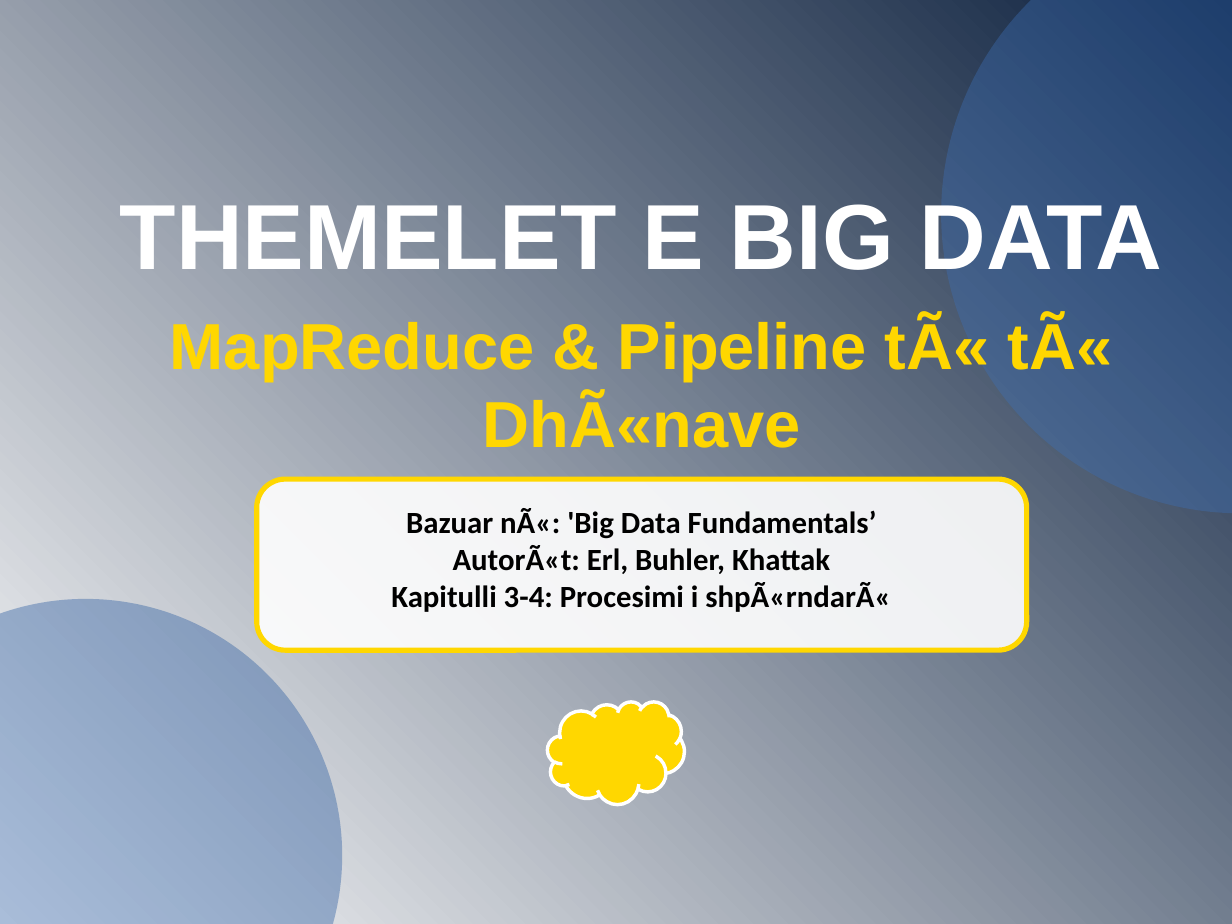
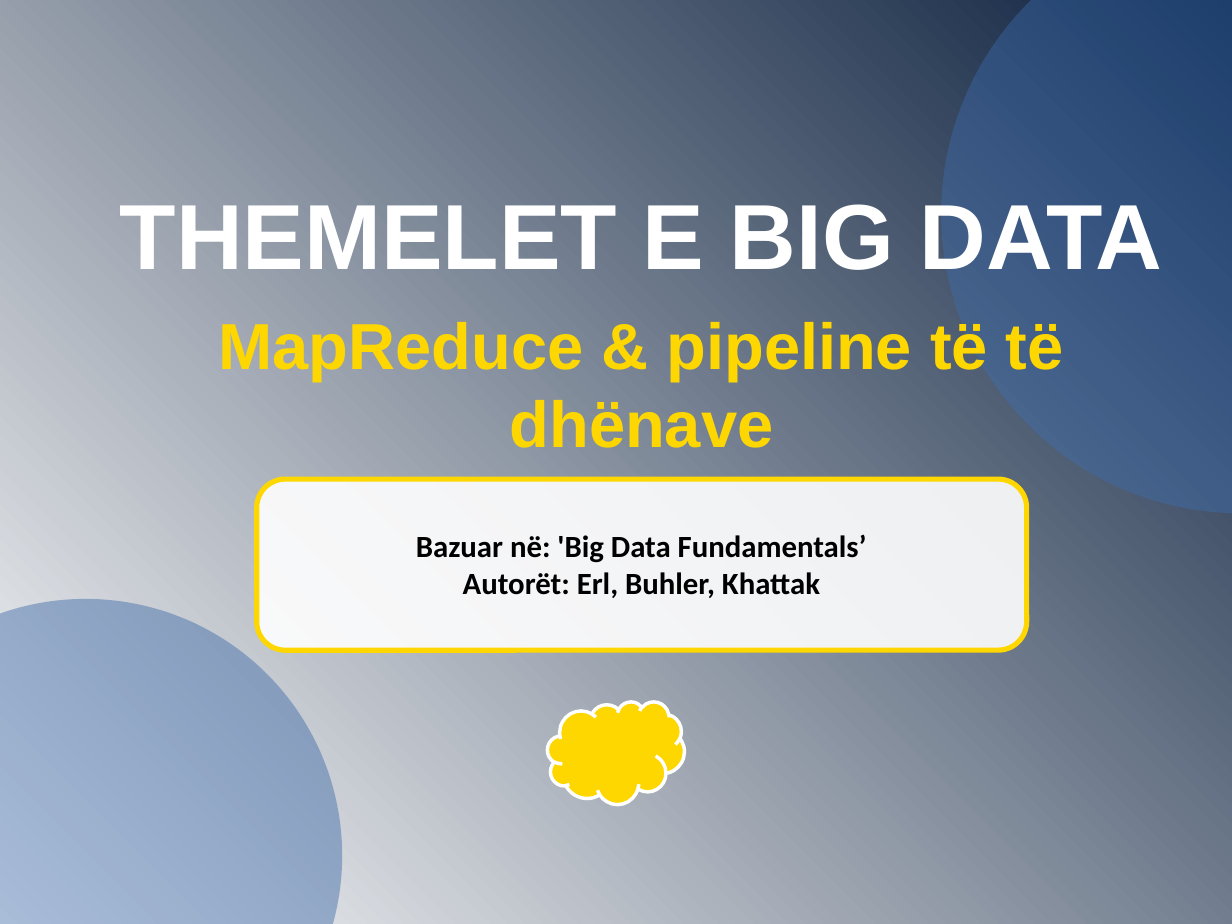
Before and after one commit to ShabanEjupi/TokerrGjiki, a slide deck: slide 1 of Professor_Projects/2_BigData_MapReduce/MapReducePresentation.pptx. Drawn at 1232x924 pixels with LibreOffice and Linux fonts; fonts in the diff are those of the drawing. Boxes give left, top, right and bottom in pixels: in the first picture for what was removed or moved away, otherwise in the second. Text is boxed around its words. In the diff, an @@ line names an element or a change of style, - is before the commit and + after.

```diff
--- a/Professor_Projects/2_BigData_MapReduce/MapReducePresentation.pptx
+++ b/Professor_Projects/2_BigData_MapReduce/MapReducePresentation.pptx
@@ text at box(219, 322, 1064, 448): text changed @@
-MapReduce & Pipeline tÃ« tÃ« DhÃ«nave
+MapReduce & pipeline të të dhënave
@@ text at box(416, 534, 867, 598): text changed @@
-Bazuar nÃ«: 'Big Data Fundamentals’
-AutorÃ«t: Erl, Buhler, Khattak
-Kapitulli 3-4: Procesimi i shpÃ«rndarÃ«
+Bazuar në: 'Big Data Fundamentals’
+Autorët: Erl, Buhler, Khattak
```
Also in this commit, not shown: 12 other slides changed, 58 other files.
